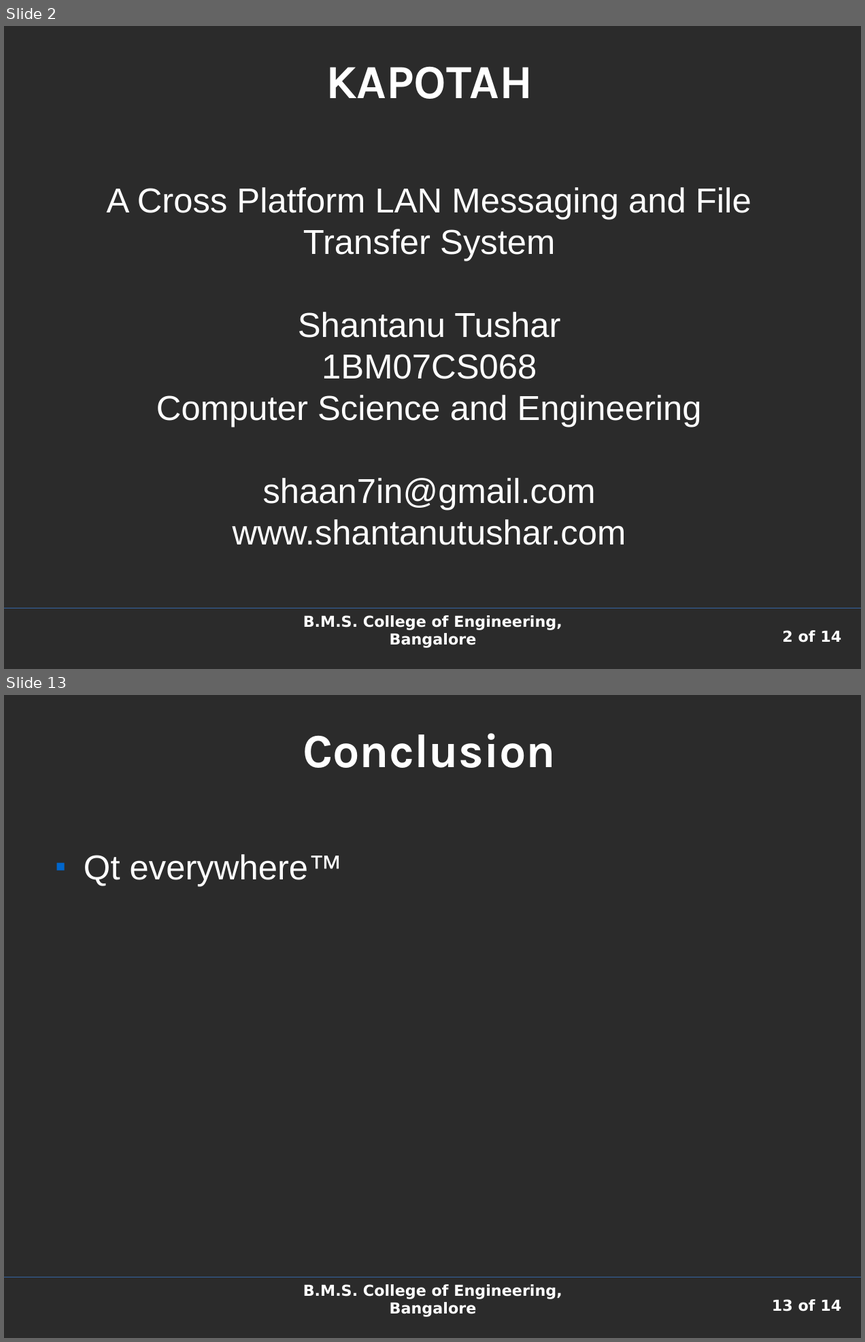
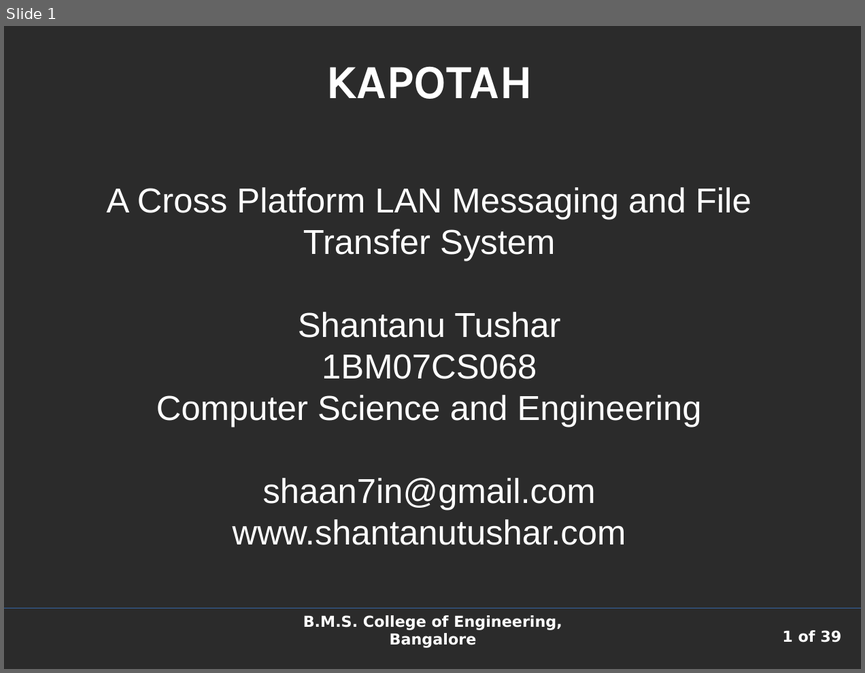
Before and after one commit to shaan7/Kapotah, a slide deck: docs/presentation.odp. Shown one above the other, each under a label of ours: slides 2 and 13 before the commit, slide 1 after it; the slides between them are not shown. The pictures are 865x1342 and 865x673 pixels, drawn with LibreOffice and Linux fonts; fonts in the diff are those of the drawing; background and template pictures are left out; a plain dark background stands for a picture behind light text. Boxes give left, top, right and bottom in pixels: in the first picture for what was removed or moved away, otherwise in the second. Text is boxed around its words. In the diff, an @@ line names an element or a change of style, - is before the commit and + after.

```diff
--- a/docs/presentation.odp
+++ b/docs/presentation.odp
@@ slide 13 removed at box(4, 695, 861, 1338), background picture (left out); not listed: 3 template elements that a slide beside it also shows @@
@@ title removed at box(303, 733, 555, 768) @@
-Conclusion
@@ text removed at box(84, 854, 343, 887) @@
-■ Qt everywhere™
@@ what was slide 2 is now slide 1 @@
@@ page number at box(782, 630, 841, 642): text changed @@
-2 of 14
+1 of 39
```
Also in this commit, not shown: 7 slides changed, 31 slides added, 5 other slides removed.
